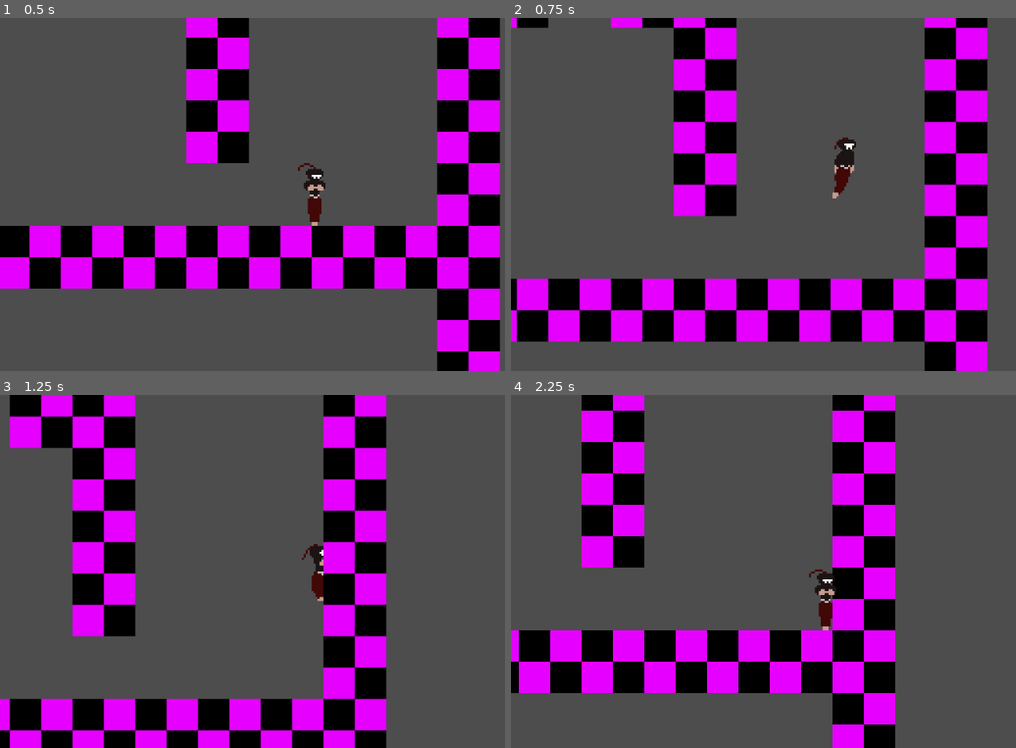
Above: before the commit, frames 1-4 (two rows, left to right).
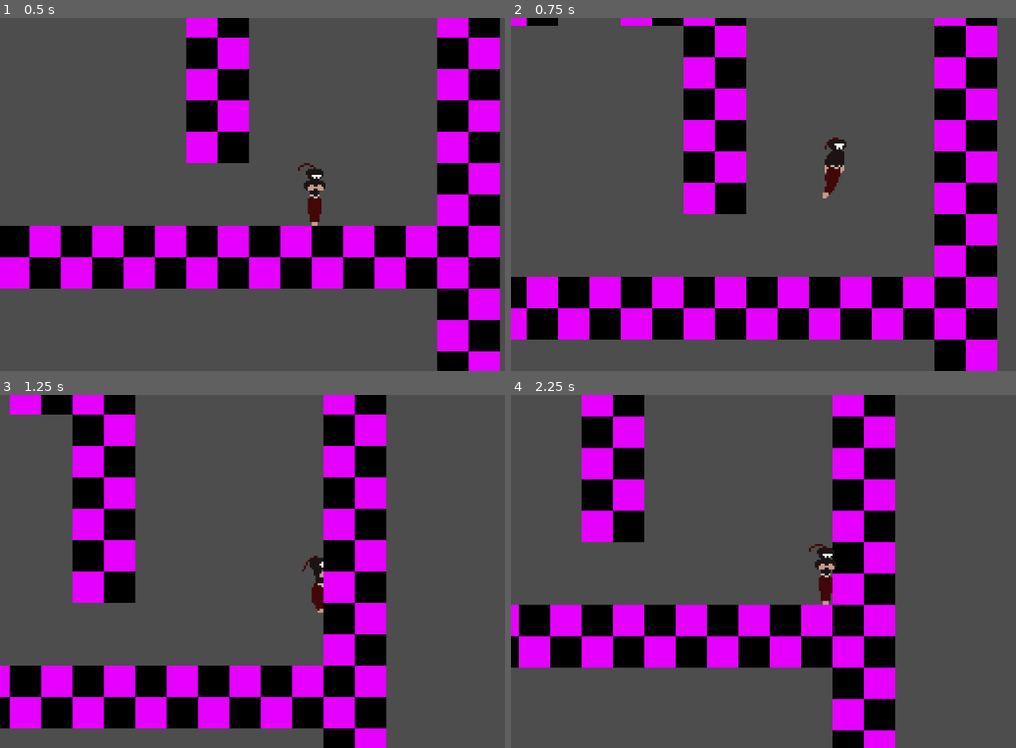
Above: after the commit, the same moments.

Repository: lowercasewords/shinobi-strike
Game: Godot game, scene res://scenes/levels/test_map.tscn
The game is run twice, just before and just after one commit, with the same random seed, the same clock (stepped at 60 frames per second) and the same inputs.
Inputs:
- Up to frame 1 (0.5 s): no input
- Up to frame 2 (0.75 s): tap Enter (ui_accept) at 0.5 s; hold Right (ui_right) from 0.53 s (still down)
- Up to frame 3 (1.25 s): keep holding Right (ui_right); tap Enter (ui_accept) at 0.77 s
- Up to frame 4 (2.25 s): tap Enter (ui_accept) at 1.52 s; release Right (ui_right) at 2.03 s; hold Left (ui_left) from 2.03 s (still down)

Frame 1 is identical in both runs. In frame 2, 17% of the frame differs, in the area x 0-97%, y 0-100%; in frame 3, 37%, in the area x 0-77%, y 0-100%; in frame 4, 30%.

Commit message:
fixed state machine running a physics process (alongside with player calling it), resulting in double state machine physics calls

Diff:
--- a/scenes/player/player.gd
+++ b/scenes/player/player.gd
@@ -37,12 +37,10 @@
 	elif is_landed and not is_on_floor():
 		is_landed = false
 
-	# Add gravity
 	if not is_on_floor():
 		velocity.y += gravity * delta
+		print(velocity.y)
 
 	# Calculate state physics
-
-	state_machine.current_state.physics_update(delta)
-
+	state_machine.physics_process(delta)
 	move_and_slide()
--- a/scenes/state_machine.gd
+++ b/scenes/state_machine.gd
@@ -13,6 +13,7 @@
 const WALLRUNV = "wallrunv"
 const WALLJUMPV = "walljumpv"
 const WALLCLINGV = "wallclingv"
+const WALLSLIDEV = "wallslidev"
 
 # Mapping of state nodes to their string names
 var states: Dictionary = {}
@@ -36,7 +37,7 @@
 	if current_state:
 		current_state.update(delta)
 
-func _physics_process(delta: float) -> void:
+func physics_process(delta: float) -> void:
 	if current_state:
 		current_state.physics_update(delta)
 
